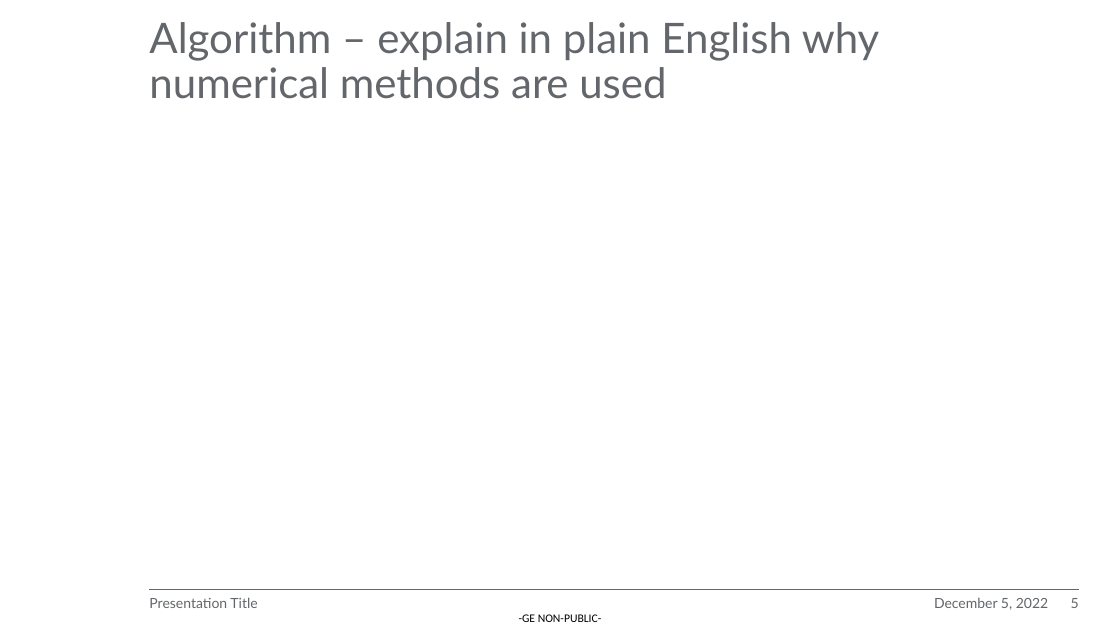
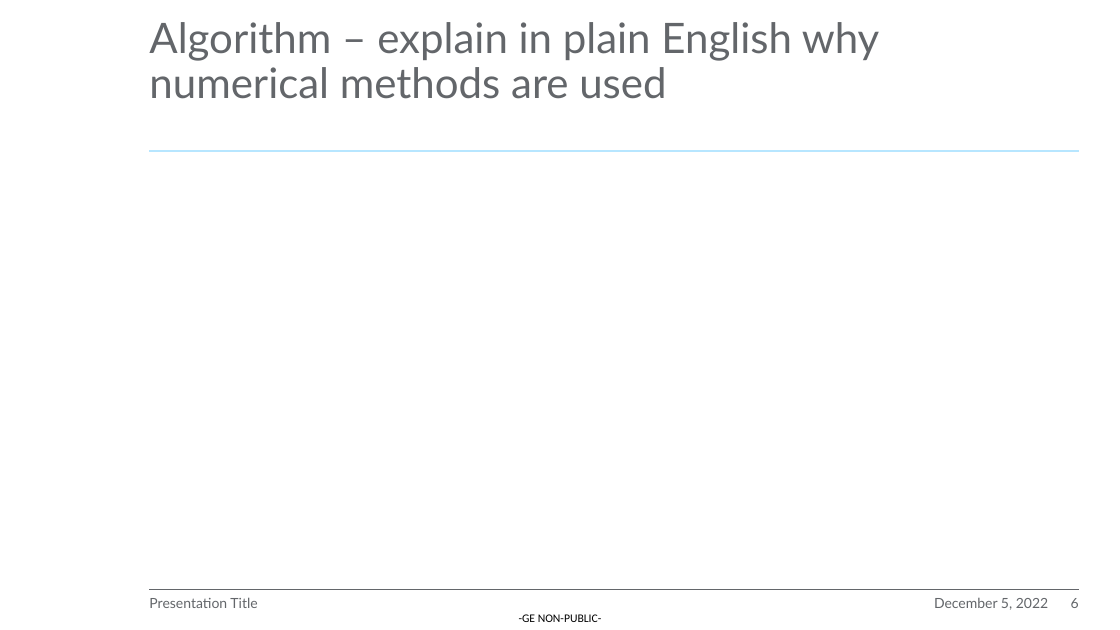
Before and after one commit to EEDP-2022-A/A-Course_Software_Homework_2022, a slide deck: slide 6 of Sprint Review PPT.pptx (slide 5 before the commit). Drawn at 1120x630 pixels with LibreOffice and Linux fonts; fonts in the diff are those of the drawing; background and template pictures are left out. Boxes give left, top, right and bottom in pixels: in the first picture for what was removed or moved away, otherwise in the second. Text is boxed around its words. In the diff, an @@ line names an element or a change of style, - is before the commit and + after.

Commit message:
Updated powerpoint

```diff
--- a/Sprint Review PPT.pptx
+++ b/Sprint Review PPT.pptx
@@ line added from (150, 151) to (1080, 151), #B7E6FF 1.5 pt @@
@@ line added from (253, 151) to (1080, 151), #BDC7EC 1.5 pt @@
@@ page number at (1071, 598, 1079, 608): text changed @@
-5
+6
```
Also in this commit, not shown: 1 other slide changed, 1 slide added.
